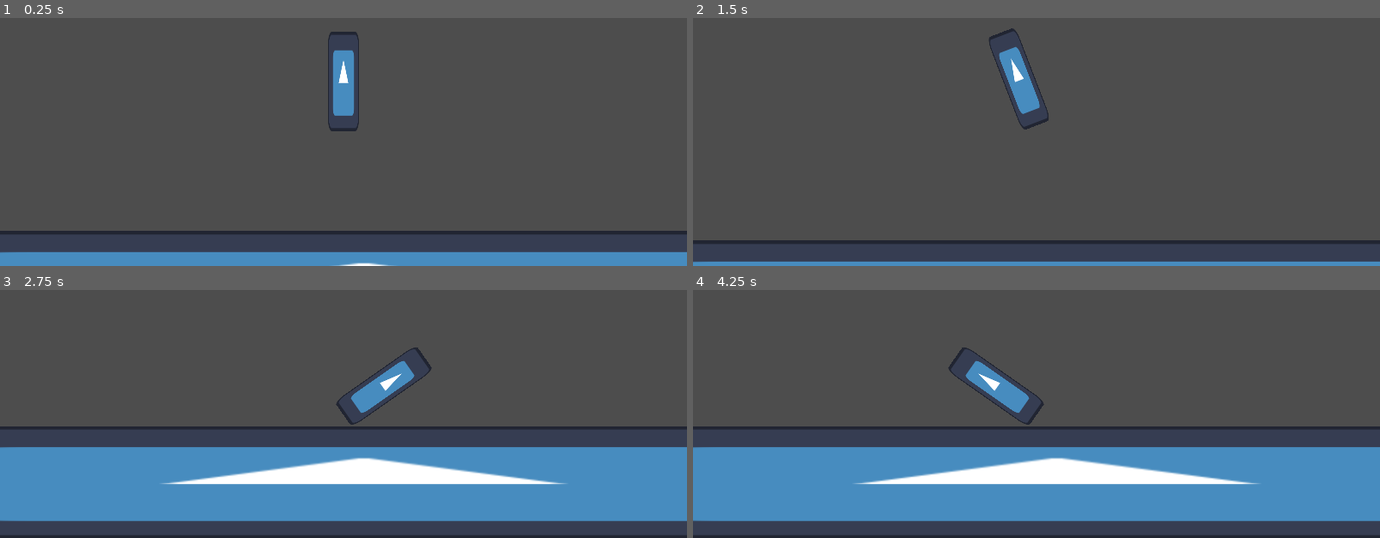
Above: before the commit, frames 1-4 (two rows, left to right).
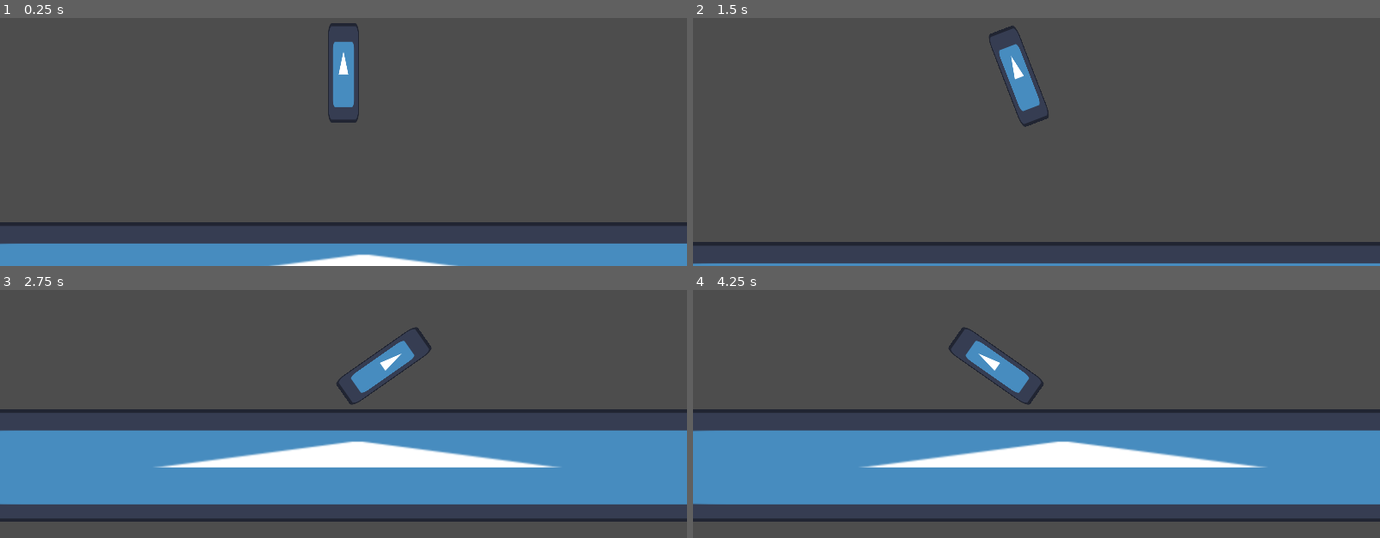
Above: after the commit, the same moments.

Repository: Someone-That/Getaway-Shooting
Game: Godot game, scene res://Scenes/main.tscn
Two runs of this game, one before a commit and one after it. Both use one fixed random seed, a clock stepped at 60 frames per second and the inputs below. The engine's default icon, where the game draws it, is replaced by a stand-in: a white triangle on a blue panel in a dark square.
Inputs:
- Up to frame 1 (0.25 s): no input
- Up to frame 2 (1.5 s): hold E (p1right) 0.53-1.28 s; tap R (p1use) at 0.6, 1.35 s; hold W (p1left) from 1.28 s (still down)
- Up to frame 3 (2.75 s): release W (p1left) at 2.03 s; hold E (p1right) from 2.03 s (still down); tap R (p1use) at 2.1 s
- Up to frame 4 (4.25 s): tap R (p1use) at 2.85, 3.6 s; release E (p1right) at 3.53 s; hold W (p1left) from 3.53 s (still down)

The runs differ from the first frame. In frame 1, 7.8% of the frame differs, in the area x 0-100%, y 2-100%; in frame 2, 2.3%; in frame 3, 25%; in frame 4, 25%, in the area x 0-100%, y 14-100%.

Commit message:
Proper rotation done

Diff:
--- a/Scenes/character.tscn
+++ b/Scenes/character.tscn
@@ -8,18 +8,19 @@
 
 [node name="RigidBody2D" type="CharacterBody2D"]
 script = ExtResource("1_3ra8w")
+collisionpath = NodePath("CollisionShape2D")
+spritepath = NodePath("CollisionShape2D/Sprite2D")
+camerapath = NodePath("Camera2D")
 metadata/_edit_group_ = true
 
 [node name="CollisionShape2D" type="CollisionShape2D" parent="."]
 position = Vector2(0, -82.73)
 shape = SubResource("RectangleShape2D_6ibit")
 
-[node name="Sprite2D" type="Sprite2D" parent="."]
-position = Vector2(0, -82.73)
+[node name="Sprite2D" type="Sprite2D" parent="CollisionShape2D"]
 scale = Vector2(0.40625, 1.30469)
 texture = ExtResource("1_mi3ex")
 
 [node name="Camera2D" type="Camera2D" parent="."]
 offset = Vector2(0, -82.73)
-position_smoothing_enabled = true
 position_smoothing_speed = 10.0
--- a/Scripts/character.gd
+++ b/Scripts/character.gd
@@ -3,6 +3,17 @@
 var sensitivity = 180
 var gravity = 1000
 var max_rotation = 55
+
+@export var collisionpath: NodePath
+@onready var collision := get_node(collisionpath)
+
+@export var spritepath: NodePath
+@onready var sprite = get_node(spritepath)
+
+@export var camerapath: NodePath
+@onready var camera = get_node(camerapath)
+
+@onready var width = collision.shape.size.x
 
 # Called when the node enters the scene tree for the first time.
 func _ready():
@@ -15,17 +26,35 @@
 	#gravity
 	velocity.y += gravity * delta
 
-	if Input.is_action_pressed("p1left"):
+	if Input.is_action_pressed("p1left") and not Input.is_action_pressed("p1right"):
 		rotation_degrees += -sensitivity * delta
-	if Input.is_action_pressed("p1right"):
+
+	if Input.is_action_pressed("p1right") and not Input.is_action_pressed("p1left"):
 		rotation_degrees += sensitivity * delta
 
 	rotation_degrees = clamp(rotation_degrees, -max_rotation, max_rotation)
+
+	if rotation_degrees < 0:
+		change_pivot_point("left")
+	else:
+		change_pivot_point("right")
 
 	if Input.is_action_just_pressed("p1use"):
 		get_tree().reload_current_scene()
 
 	if Input.is_action_just_released("p1right") or Input.is_action_just_released("p1left"):
-		velocity += -transform.y.normalized() * 500
+		#velocity += -transform.y.normalized() * 500
+		pass
 
 	move_and_slide()
+
+
+func change_pivot_point(left_or_right):
+	var before = collision.position.x
+	if left_or_right == "left" and collision.position.x != width/2:
+		collision.position.x = width/2
+		camera.position.x = width/2
+	if left_or_right == "right" and collision.position.x != -width/2:
+		collision.position.x = -width/2
+		camera.position.x = -width/2
+	position -= transform.x.normalized() * (collision.position.x - before)
